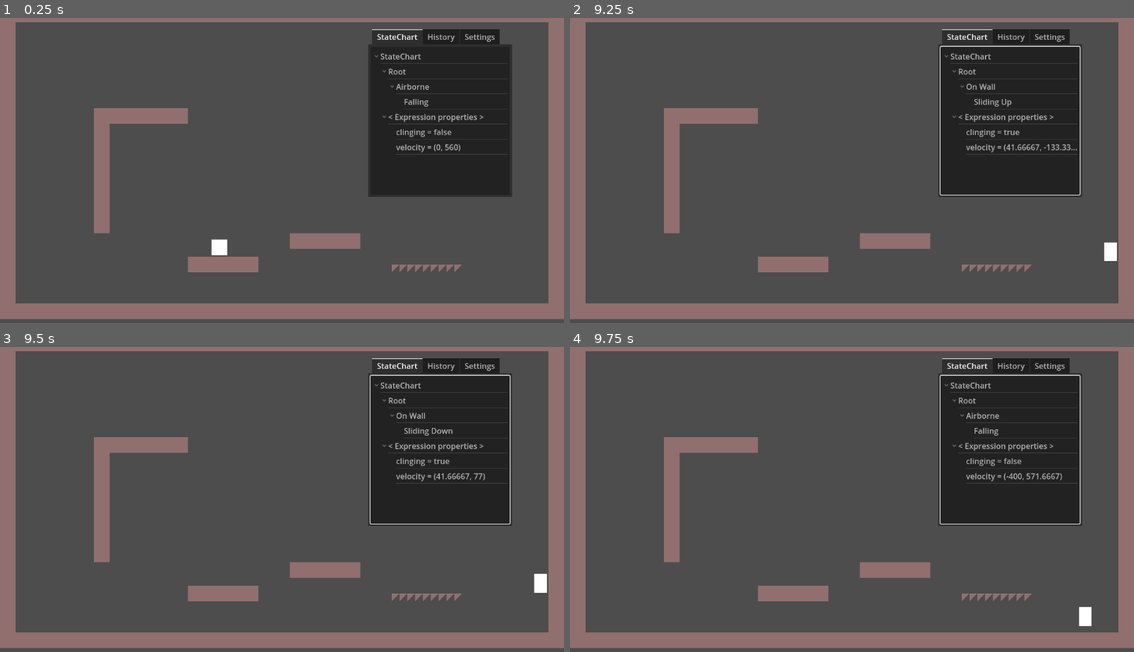
Above: before the commit, frames 1-4 (two rows, left to right).
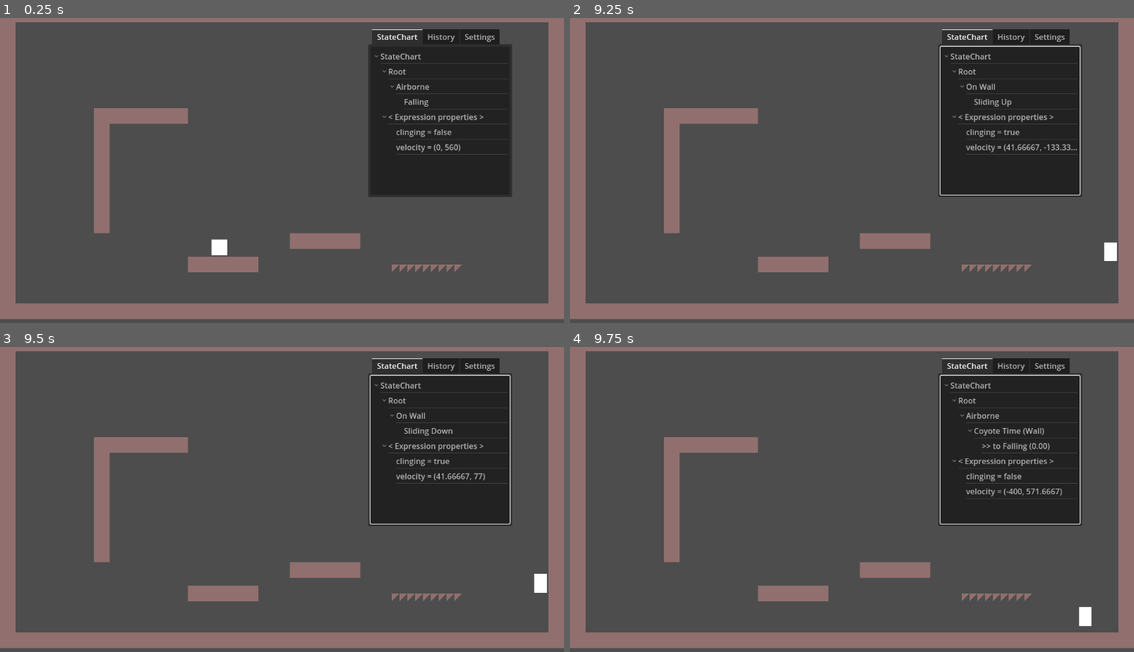
Above: after the commit, the same moments.

Repository: notapixelstudio/plattoformo_due
Game: Godot game, scene res://levels/Level.tscn
Two runs of this game, one before a commit and one after it. Both use one fixed random seed, a clock stepped at 60 frames per second and the inputs below.
Inputs (mouse positions are in pixels of both pictures, inside the frame that each line leads up to):
- Up to frame 1 (0.25 s): no input
- Up to frame 2 (9.25 s): tap Enter at 0.5 s; move the mouse to (976, 149) at 0.52 s; hold Shift 0.53-1.28 s; hold Right (p1_right) 0.53-2.03 s; click (976, 149) at 0.67 s; tap Space (p1_jump) at 0.77, 1.52, 3.02, 3.77, 4.25, 4.52, 6.02, 6.77, 7.52, 9.02 s; move the mouse to (739, 179) at 1.27 s; tap Shift every 1.5 s from 1.35 to 8.85 s; move the mouse to (908, 94) at 2.02 s; hold Left (p1_left) 2.03-2.78 s; hold Shift 2.03-2.78 s; move the mouse to (823, 228) at 2.77 s; hold Right (p1_right) 2.78-4.28 s; click (823, 228) at 2.92 s; move the mouse to (1021, 213) at 3.52 s; hold Shift 3.53-4.28 s; move the mouse to (682, 118) at 4.27 s; hold Left (p1_left) 4.28-5.03 s; move the mouse to (880, 164) at 5.02 s; hold Right (p1_right) 5.03-5.78 s; hold Shift 5.03-5.78 s; click (880, 164) at 5.17 s; move the mouse to (767, 85) at 5.77 s; hold Left (p1_left) 5.78-7.28 s; move the mouse to (976, 149) at 6.52 s; hold Shift 6.53-7.28 s; move the mouse to (739, 179) at 7.27 s; hold Right (p1_right) from 7.28 s (still down); click (739, 179) at 7.42 s; move the mouse to (908, 94) at 8.02 s; hold Shift 8.03-8.78 s; move the mouse to (823, 228) at 8.77 s
- Up to frame 3 (9.5 s): keep holding Right (p1_right)
- Up to frame 4 (9.75 s): tap Enter at 9.5 s; move the mouse to (1021, 542) at 9.52 s; release Right (p1_right) at 9.53 s; hold Left (p1_left) from 9.53 s (still down); hold Shift from 9.53 s (still down); click (1021, 542) at 9.67 s

Frames 1-3 are identical in both runs. In frame 4, 0.9% of the frame differs, in the area x 67-88%, y 26-49%.

Commit message:
coyote time wall jump

Diff:
--- a/actors/Hero.gd
+++ b/actors/Hero.gd
@@ -71,6 +71,9 @@
 func _on_coyote_time_state_physics_processing(delta):
 	_apply_strong_gravity(delta)
 
+func _on_coyote_time_wall_state_physics_processing(delta):
+	_apply_strong_gravity(delta)
+
 func _on_sliding_down_state_entered():
 	velocity.y = 0
 
--- a/actors/Hero.tscn
+++ b/actors/Hero.tscn
@@ -218,6 +218,19 @@
 to = NodePath("../../Falling")
 delay_seconds = 0.15
 
+[node name="Coyote Time (Wall)" type="Node" parent="StateChart/Root/Airborne"]
+script = ExtResource("5_hl3m4")
+
+[node name="to WallJumping" type="Node" parent="StateChart/Root/Airborne/Coyote Time (Wall)"]
+script = ExtResource("6_yas5w")
+to = NodePath("../../WallJumping")
+event = &"start_jump"
+
+[node name="to Falling" type="Node" parent="StateChart/Root/Airborne/Coyote Time (Wall)"]
+script = ExtResource("6_yas5w")
+to = NodePath("../../Falling")
+delay_seconds = 0.2
+
 [node name="On Wall" type="Node" parent="StateChart/Root"]
 script = ExtResource("4_la8fl")
 initial_state = NodePath("Sliding Down")
@@ -232,14 +245,14 @@
 to = NodePath("../../On Floor/Landing")
 event = &"on_floor"
 
-[node name="to Airborne" type="Node" parent="StateChart/Root/On Wall"]
-script = ExtResource("6_yas5w")
-to = NodePath("../../Airborne")
+[node name="to Coyote Time (Wall)" type="Node" parent="StateChart/Root/On Wall"]
+script = ExtResource("6_yas5w")
+to = NodePath("../../Airborne/Coyote Time (Wall)")
 event = &"airborne"
 
-[node name="to Airborne (not clinging)" type="Node" parent="StateChart/Root/On Wall"]
-script = ExtResource("6_yas5w")
-to = NodePath("../../Airborne")
+[node name="to Coyote Time (Wall) when not clinging" type="Node" parent="StateChart/Root/On Wall"]
+script = ExtResource("6_yas5w")
+to = NodePath("../../Airborne/Coyote Time (Wall)")
 event = &"on_wall"
 guard = SubResource("Resource_ku2p7")
 
@@ -270,6 +283,7 @@
 [connection signal="state_physics_processing" from="StateChart/Root/Airborne/Ascending" to="." method="_on_ascending_state_physics_processing"]
 [connection signal="state_physics_processing" from="StateChart/Root/Airborne/Falling" to="." method="_on_falling_state_physics_processing"]
 [connection signal="state_physics_processing" from="StateChart/Root/Airborne/Coyote Time" to="." method="_on_coyote_time_state_physics_processing"]
+[connection signal="state_physics_processing" from="StateChart/Root/Airborne/Coyote Time (Wall)" to="." method="_on_coyote_time_wall_state_physics_processing"]
 [connection signal="state_entered" from="StateChart/Root/On Wall" to="." method="_on_on_wall_state_entered"]
 [connection signal="state_physics_processing" from="StateChart/Root/On Wall/Sliding Up" to="." method="_on_sliding_up_state_physics_processing"]
 [connection signal="state_entered" from="StateChart/Root/On Wall/Sliding Down" to="." method="_on_sliding_down_state_entered"]
